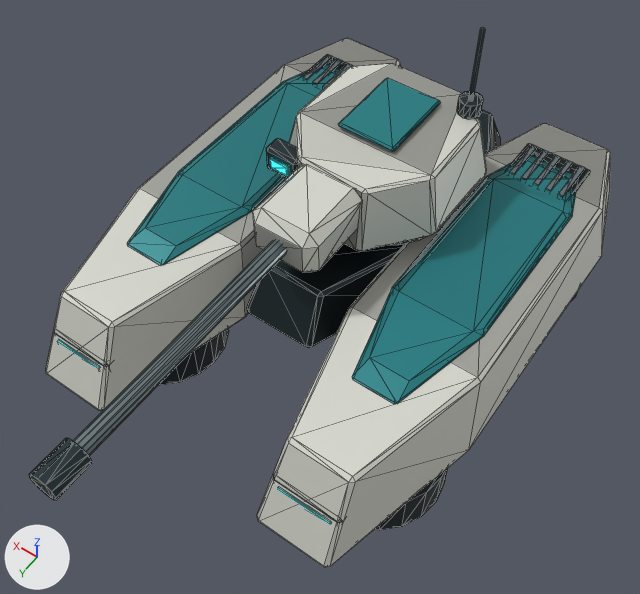
An edit to the glTF model assets/models/helix/v1/NeedleSkimmer.glb, drawn before and after from the same camera.
Rendered twice from a 50 mm lens placed at (-2.55, 4.02, 6.22), pointed at (-0.22, 0.75, 1.09). The lights are fixed; the arrows at lower left show +X, +Y and +Z. The first picture is the older version. Mesh edges are drawn as thin lines. Where no turn or scale is listed for an object, it has been applied to the vertices. Vertices at exactly the same position are counted once.

Objects in the first picture: 'export_NeedleSkimmer_GunMantlet', 'export_NeedleSkimmer_LiftDuct', 'export_NeedleSkimmer_Turret'.
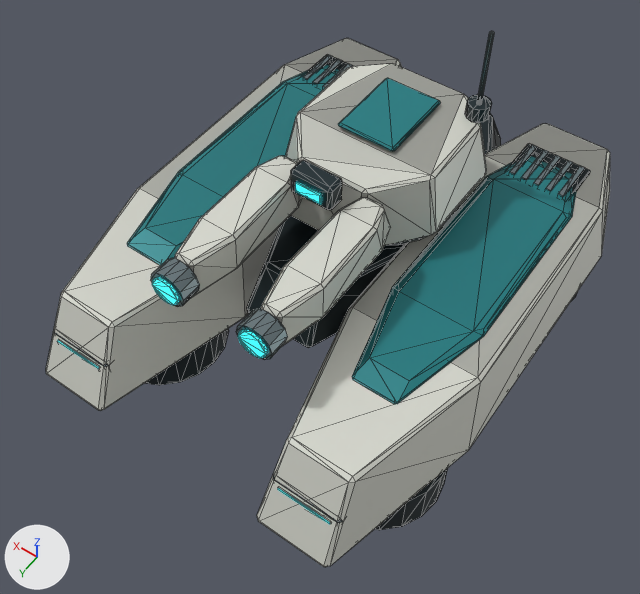
Where the change shows, as pixel boxes [x1, y1, x2, y2] in the pictures (640 x 594 px; the box of a moved part takes in the faces that stretch with it):
'export_NeedleSkimmer_Turret', reshaped
    before: [266, 27, 487, 251]
    after: [285, 31, 494, 246]
'export_NeedleSkimmer_GunMantlet', deleted
    before: [29, 164, 363, 500]
    faces in mat_helix_ceramic: [253, 164, 363, 272]
    faces in mat_helix_titanium: [73, 240, 286, 456]
    faces in mat_helix_graphite: [29, 438, 92, 500]
'export_NeedleSkimmer_PulseHousing', added
    after: [236, 198, 390, 360]
    faces in mat_helix_ceramic: [261, 198, 390, 346]
    faces in mat_helix_titanium: [236, 309, 288, 360]
    faces in mat_helix_optics: [238, 329, 268, 358]
'export_NeedleSkimmer_PulseHousing.001', added
    after: [151, 156, 302, 307]
    faces in mat_helix_ceramic: [175, 156, 302, 298]
    faces in mat_helix_titanium: [151, 258, 200, 307]
    faces in mat_helix_optics: [152, 277, 180, 305]
part 1 of me_turret_001, moved or reshaped
    before: [266, 138, 298, 178]
    after: [291, 160, 342, 210]
part 2 of me_turret_001, moved or reshaped
    before: [457, 91, 483, 119]
    after: [465, 95, 492, 123]
part 3 of me_turret_001, moved or reshaped
    before: [270, 158, 289, 177]
    after: [295, 181, 322, 205]
part 4 of me_turret_001, moved or reshaped
    before: [469, 27, 485, 100]
    after: [477, 31, 494, 104]

The change in detail:
me_turret_001 is used by ob_export_needleskimmer_turret; location (0.0, 0.0, 0.0).
me_turret_001 had 152 vertices, 280 faces and spanned x -0.69..0.69, y -1.11..0.43, z 1.35..2.58.
me_turret_001 now has 152 vertices, 280 faces and spans x -0.69..0.69, y -1.11..0.59, z 1.35..2.58.
me_turret_001 part 1: the loose piece of 24 vertices spanning x 0.29..0.57, y 0.18..0.34, z 1.61..1.83 is scaled about its middle by (1.23, 1, 1), then moved by (-0.43, 0.23, 0.18).
me_turret_001 part 2: the loose piece of 24 vertices spanning x -0.54..-0.36, y -0.92..-0.74, z 1.86..1.98 is moved by (-0.07, 0.0, 0.0).
me_turret_001 part 3: the loose piece of 24 vertices spanning x 0.35..0.51, y 0.34..0.36, z 1.67..1.77 is scaled about its middle by (1.4, 1, 1), then moved by (-0.43, 0.23, 0.18).
me_turret_001 part 4: the loose piece of 16 vertices spanning x -0.47..-0.43, y -0.85..-0.81, z 1.86..2.58 is moved by (-0.07, 0.0, 0.0).
Mesh me_pulsehousing_003 is new.
It has 184 vertices, 340 faces and spans x 0.177..0.543, y 0.218..1.682, z 1.53..1.825.
Faces by material slot: [76, 44, 176, 44].
It uses material mat_helix_ceramic.
It uses material mat_helix_graphite.
It uses material mat_helix_optics.
It uses material mat_helix_titanium.
Mesh me_pulsehousing_002 is new.
It has 184 vertices, 340 faces and spans x -0.543..-0.177, y 0.218..1.682, z 1.53..1.825.
Faces by material slot: [76, 44, 176, 44].
It uses material mat_helix_ceramic.
It uses material mat_helix_graphite.
It uses material mat_helix_optics.
It uses material mat_helix_titanium.
Object 'export_NeedleSkimmer_GunMantlet' (ob_export_needleskimmer_gunmantlet) is deleted.
Object 'export_NeedleSkimmer_PulseHousing.001' (ob_export_needleskimmer_pulsehousing_001) is new; it shows me_pulsehousing_003.
Its location is (0.0, 0.0, 0.0).
Object 'export_NeedleSkimmer_PulseHousing' (ob_export_needleskimmer_pulsehousing) is new; it shows me_pulsehousing_002.
Its location is (0.0, 0.0, 0.0).
